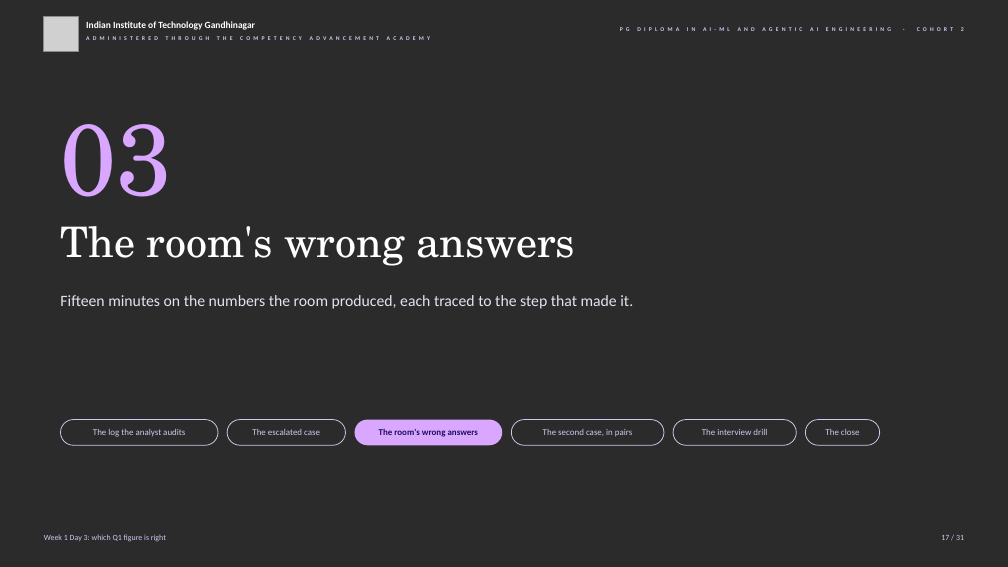
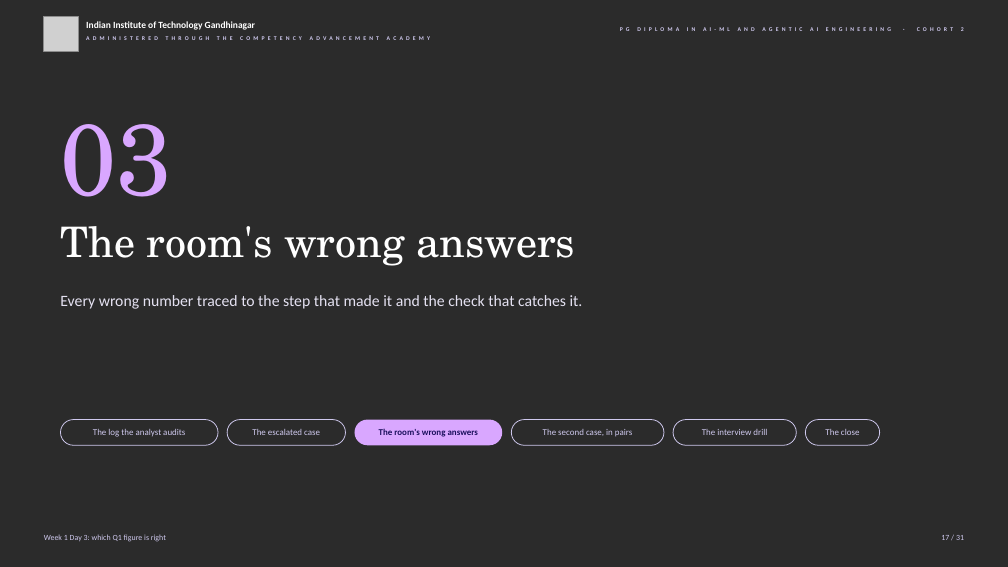
Before and after one commit to fde-academy-lab/c2-content-factory, a slide deck: slide 17 of content/W01/D3/slides/C2_W01_D03_half2_STUDENT.pptx. Drawn at 1008x567 pixels with LibreOffice and Linux fonts; fonts in the diff are those of the drawing; grey boxes stand for pictures; background and template pictures are left out; a plain dark background stands for a picture behind light text. Boxes give left, top, right and bottom in pixels: in the first picture for what was removed or moved away, otherwise in the second. Text is boxed around its words. In the diff, an @@ line names an element or a change of style, - is before the commit and + after.

```diff
--- a/content/W01/D3/slides/C2_W01_D03_half2_STUDENT.pptx
+++ b/content/W01/D3/slides/C2_W01_D03_half2_STUDENT.pptx
@@ text at [60, 295, 583, 309]: text changed @@
-Fifteen minutes on the numbers the room produced, each traced to the step that made it.
+Every wrong number traced to the step that made it and the check that catches it.
```
Also in this commit, not shown: 4 other slides changed, 29 other files.
